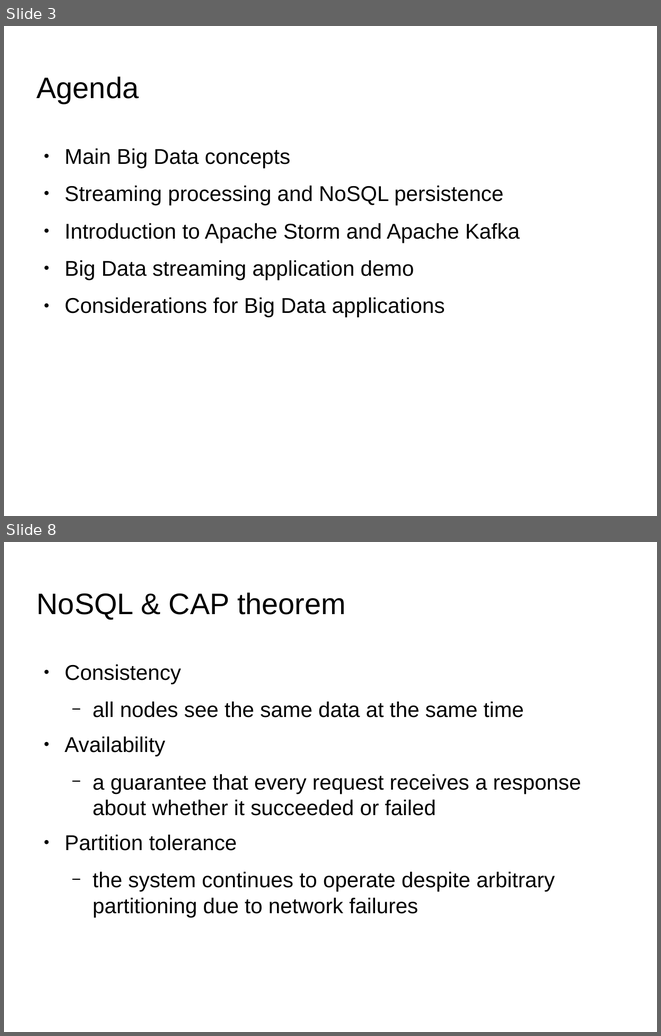
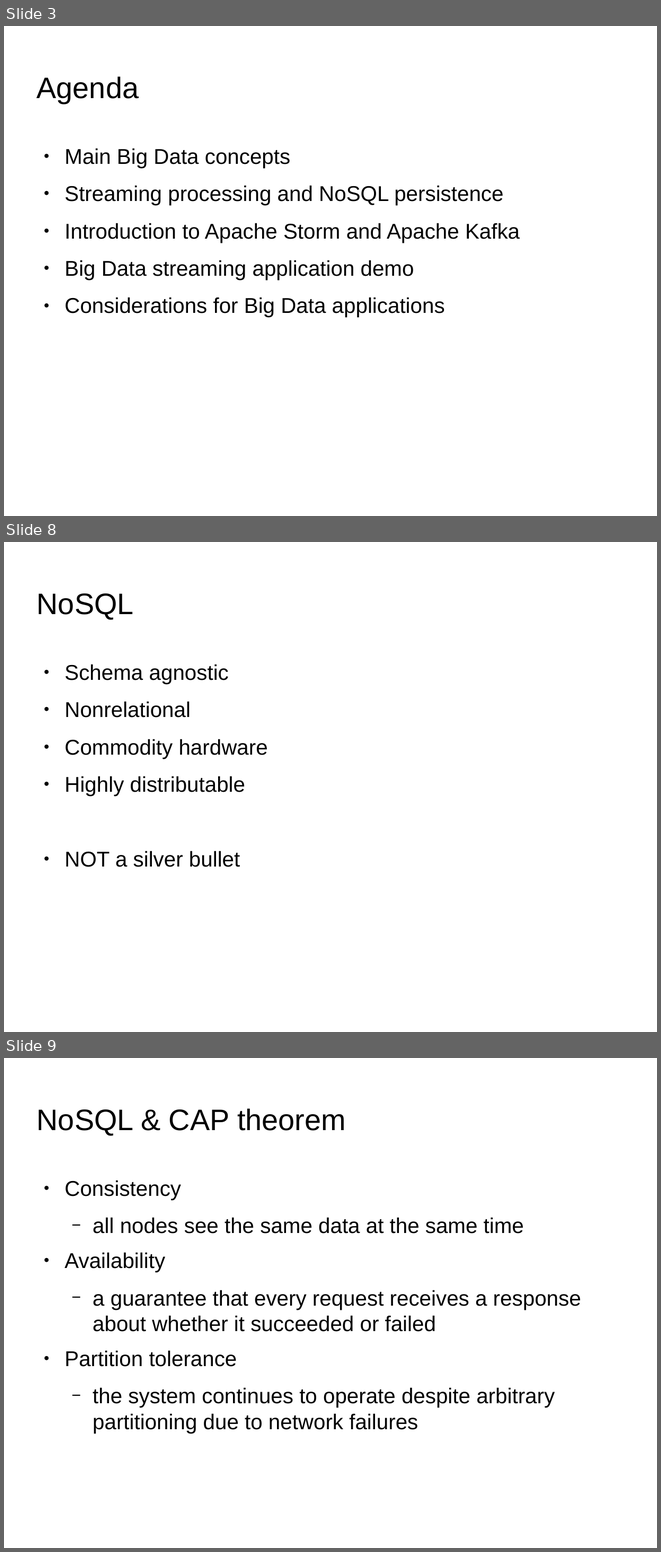
Before and after one commit to qiozas/Documents, a slide deck: fosscomm-2016/Big Data Streaming - FOSSCOMM 2016.odp. Shown one above the other, each under a label of ours: slides 3 and 8 before the commit, slides 3, 8 and 9 after it; the slides between them are not shown. The pictures are 661x1036 and 661x1552 pixels, drawn with LibreOffice and Linux fonts; fonts in the diff are those of the drawing; background and template pictures are left out. Boxes give left, top, right and bottom in pixels: in the first picture for what was removed or moved away, otherwise in the second. Text is boxed around its words. In the diff, an @@ line names an element or a change of style, - is before the commit and + after.

```diff
--- a/fosscomm-2016/Big Data Streaming - FOSSCOMM 2016.odp
+++ b/fosscomm-2016/Big Data Streaming - FOSSCOMM 2016.odp
@@ slide 8 added at (4, 542, 657, 1032), background picture (left out) @@
@@ title added at (37, 593, 134, 619), 36 pt, text #000000 @@
+NoSQL
@@ text added at (64, 664, 268, 867), 26 pt, text #000000 @@
+● Schema agnostic
+● Nonrelational
+● Commodity hardware
+● Highly distributable
+● NOT a silver bullet
@@ what was slide 8 is now slide 9 @@
```
Also in this commit, not shown: 11 slides changed.
